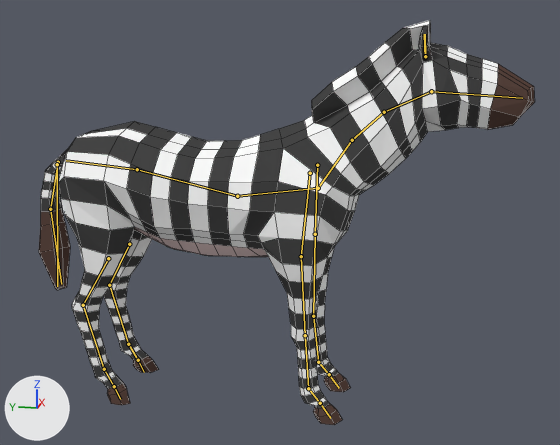
What one commit did to the Blender file Assets/Sabana/zebra2.blend.
Before and after are seen from a camera (50 mm lens) standing at (-11.91, -3.78, 6.15) and looking at (0.06, -1.39, 3.16). Lighting does not change. The marker at lower left points along +X, +Y and +Z. The bones that bend it are drawn over the model as lines. Mesh edges are drawn as thin lines.

Objects in the first picture: 'caballo'.
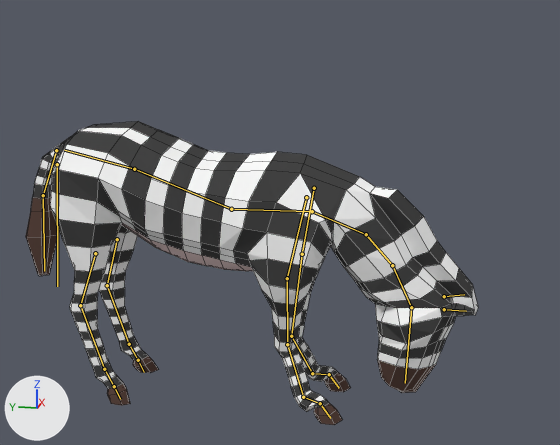
The newer file adds an action. The first version stands in its rest pose; the second is drawn at frame 68 of the action 'Eating'.

Changed parts and their boxes (x1, y1, x2, y2) in the pictures (560 x 445 px):
'caballo', posed (9% narrower, 25% shorter)
    before: (39, 20, 535, 425)
    after: (26, 121, 478, 425)
bone 'spine', root to tip
    before: (318, 188) to (237, 196)
    after: (312, 211) to (231, 209)

The edits, one by one:
Bone 'spine' (bone_spine) moves from (0.0, 0.0, 0.0) to (0.0, 0.15, -0.37).
Bone 'spine' (bone_spine) turns from (0, 0, 0) to (8, 0, 0) degrees about its own x, y and z.
Bone 'head_IK-target' (bone_head_ik_target) moves from (0.0, 0.0, 0.0) to (0.0, 1.21, 3.2).
Bone 'head_IK-target' (bone_head_ik_target) turns from (0, 0, 0) to (6, 0, 0) degrees about its own x, y and z.
